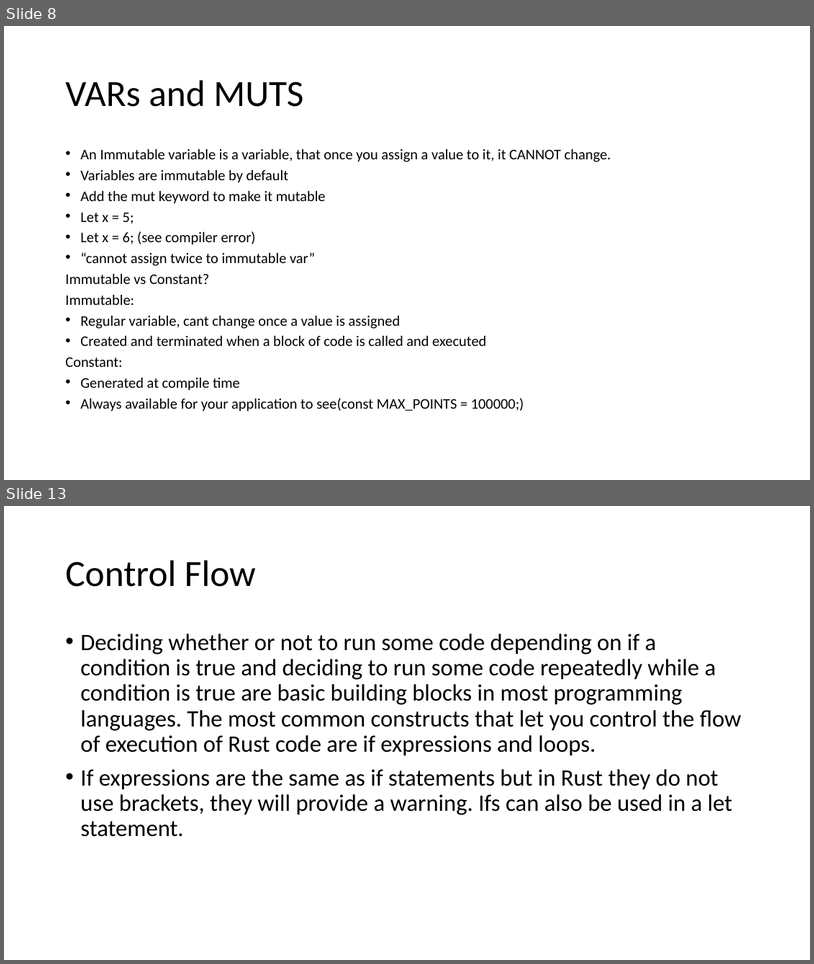
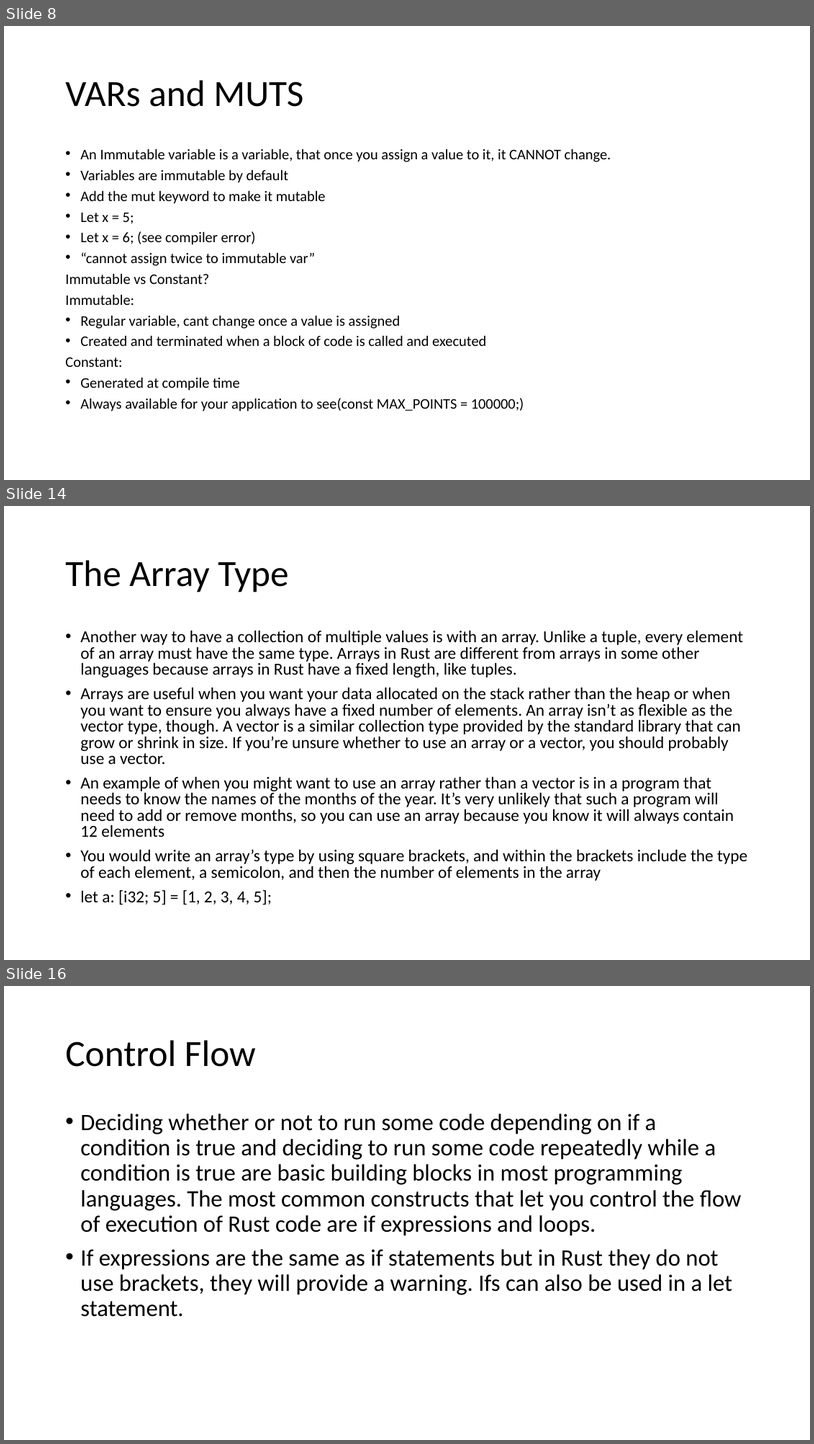
Before and after one commit to AlexbMitchelmore/WebDevRust, a slide deck: RUST.pptx. Shown one above the other, each under a label of ours: slides 8 and 13 before the commit, slides 8, 14 and 16 after it; the slides between them are not shown. The pictures are 814x964 and 814x1444 pixels, drawn with LibreOffice and Linux fonts; fonts in the diff are those of the drawing. Boxes give left, top, right and bottom in pixels: in the first picture for what was removed or moved away, otherwise in the second. Text is boxed around its words. In the diff, an @@ line names an element or a change of style, - is before the commit and + after.

```diff
--- a/RUST.pptx
+++ b/RUST.pptx
@@ slide 14 added at bbox=[4, 506, 810, 960], background #FFFFFF @@
@@ title added at bbox=[65, 560, 288, 592], 44 pt, text #000000 @@
+The Array Type
@@ text added at bbox=[80, 630, 748, 905], 20 pt, text #000000 @@
+• Another way to have a collection of multiple values is with an array. Unlike a tuple, every element of an array must have the same type. Arrays in Rust are different from arrays in some other languages because arrays in Rust have a fixed length, like tuples.
+• Arrays are useful when you want your data allocated on the stack rather than the heap or when you want to ensure you always have a fixed number of elements. An array isn’t as flexible as the vector type, though. A vector is a similar collection type provided by the standard library that can grow or shrink in size. If you’re unsure whether to use an array or a vector, you should probably use a vector.
+• An example of when you might want to use an array rather than a vector is in a program that needs to know the names of the months of the year. It’s very unlikely that such a program will need to add or remove months, so you can use an array because you know it will always contain 12 elements
+• You would write an array’s type by using square brackets, and within the brackets include the type of each element, a semicolon, and then the number of elements in the array
+• let a: [i32; 5] = [1, 2, 3, 4, 5];
@@ what was slide 13 is now slide 16 @@
```
Also in this commit, not shown: 3 slides changed, 5 other slides added, 3 slides removed, 1 other file.
